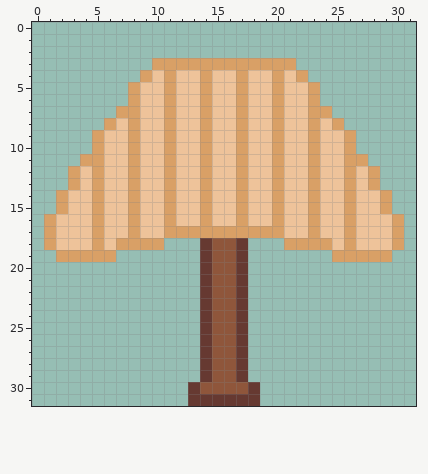
Pixel-art file, stored at assets/tileset/lamp_1.aseprite. The picture above was drawn from the file before the commit.
32x32 pixels, 1 frame.
After the commit:
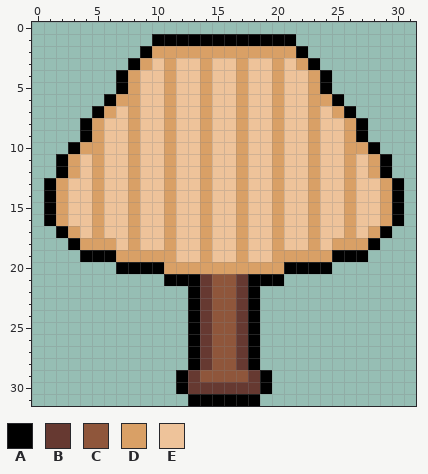
Palette (. is transparent): A #000000  B #663931  C #8f563b  D #d9a066  E #eec39a
What changed:
The edit adds colour A in row 1 at x 10 to 21; in row 2 at x 9 and 22; in row 3 at x 8 and 23; in rows 4 to 5 at x 7 and 24; in row 6 at x 6 and 25; in row 7 at x 5 and 26.
The edit adds colour A in rows 8 to 9 at x 4 and 27; in row 10 at x 3 and 28; in rows 11 to 12 at x 2 and 29; in rows 13 to 15 at x 1 and 30; in row 20 at x 7 to 10 and 21 to 24; in row 21 at x 11 to 13 and 18 to 20.
The edit adds colour A in rows 22 to 28 at x 13 and 18; in rows 29 to 30 at x 12 and 19.
Colour B gives way to colour A in row 31 at x 13 to 18.
Colour D gives way to colour A in row 16 at x 1 and 30; in row 19 at x 4 to 6 and 25 to 27.
Colour E gives way to colour A in row 17 at x 2 and 29; in row 18 at x 3 and 28.
The edit adds colour B in row 29 at x 13 and 18.
Colour C gives way to colour B in row 30 at x 14 to 17.
Colour B gives way to colour C in row 29 at x 14 and 17.
The edit adds colour D in row 2 at x 10 to 21; in row 3 at x 9 and 22; in row 4 at x 8 and 23; in row 6 at x 7 and 24; in row 7 at x 6 and 25; in row 8 at x 5 and 26.
The edit adds colour D in row 10 at x 4 and 27; in row 11 at x 3 and 28; in row 13 at x 2 and 29; in row 18 at x 11 and 20; in row 19 at x 7 to 11 and 20 to 24; in row 20 at x 11 to 13 and 18 to 20.
Colour B gives way to colour D in rows 18 to 20 at x 14 and 17.
Colour C gives way to colour D in row 20 at x 15 to 16.
Colour E gives way to colour D in row 16 at x 2 and 29; in row 17 at x 3 and 28; in row 18 at x 4, 6, 25 and 27.
The edit adds colour E in rows 18 to 19 at x 12 to 13 and 18 to 19.
Colour C gives way to colour E in rows 18 to 19 at x 15 to 16.
Colour D gives way to colour E in row 3 at x 10, 12 to 13, 15 to 16, 18 to 19 and 21; in row 4 at x 9 and 22; in row 7 at x 7 and 24; in row 8 at x 6 and 25; in row 11 at x 4 and 27; in row 13 at x 3 and 28.
Colour D gives way to colour E in row 17 at x 12 to 13, 15 to 16 and 18 to 19; in row 18 at x 7, 9 to 10, 21 to 22 and 24.
The author cleared colour D in rows 17 to 18 at x 1 and 30; in row 19 at x 2 to 3 and 28 to 29.
The author cleared colour E in row 18 at x 2 and 29.
Boxes around the changes in both pictures, in picture pixels (x1, y1, x2, y2):
changed: (44, 34, 404, 406)
